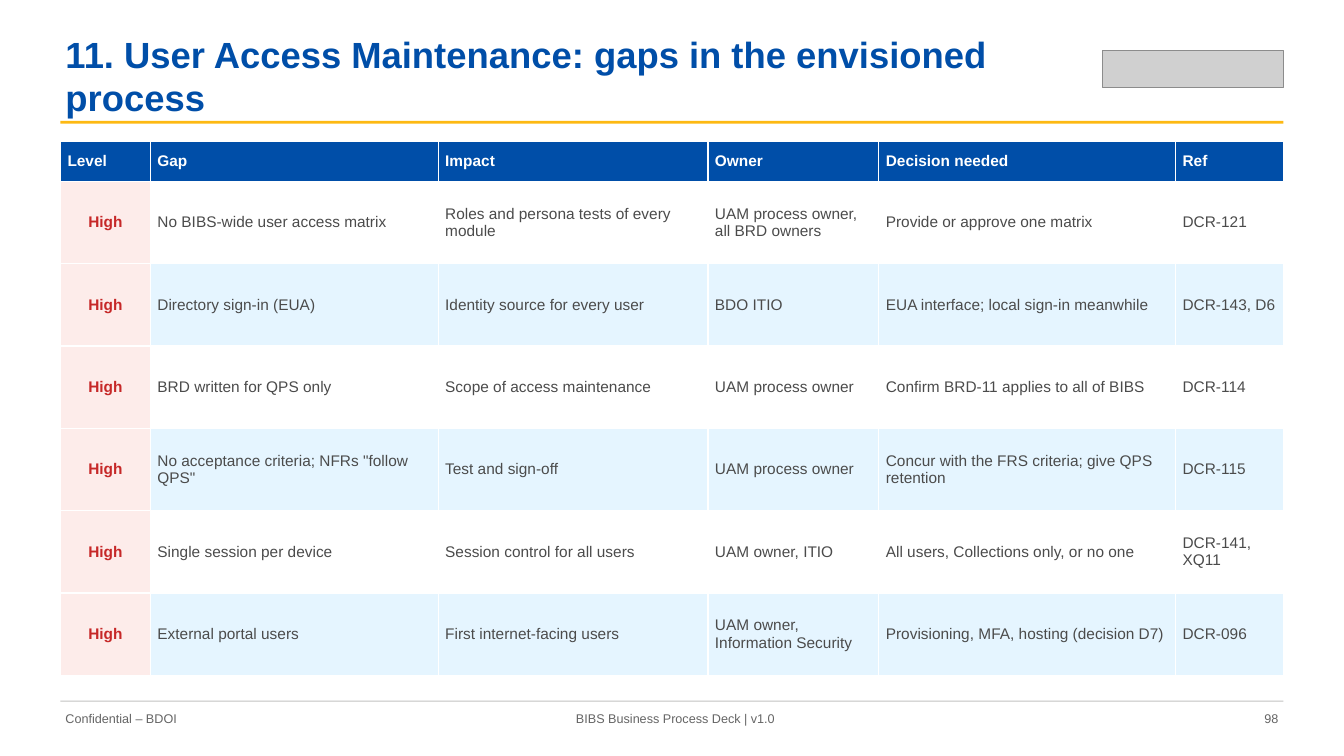
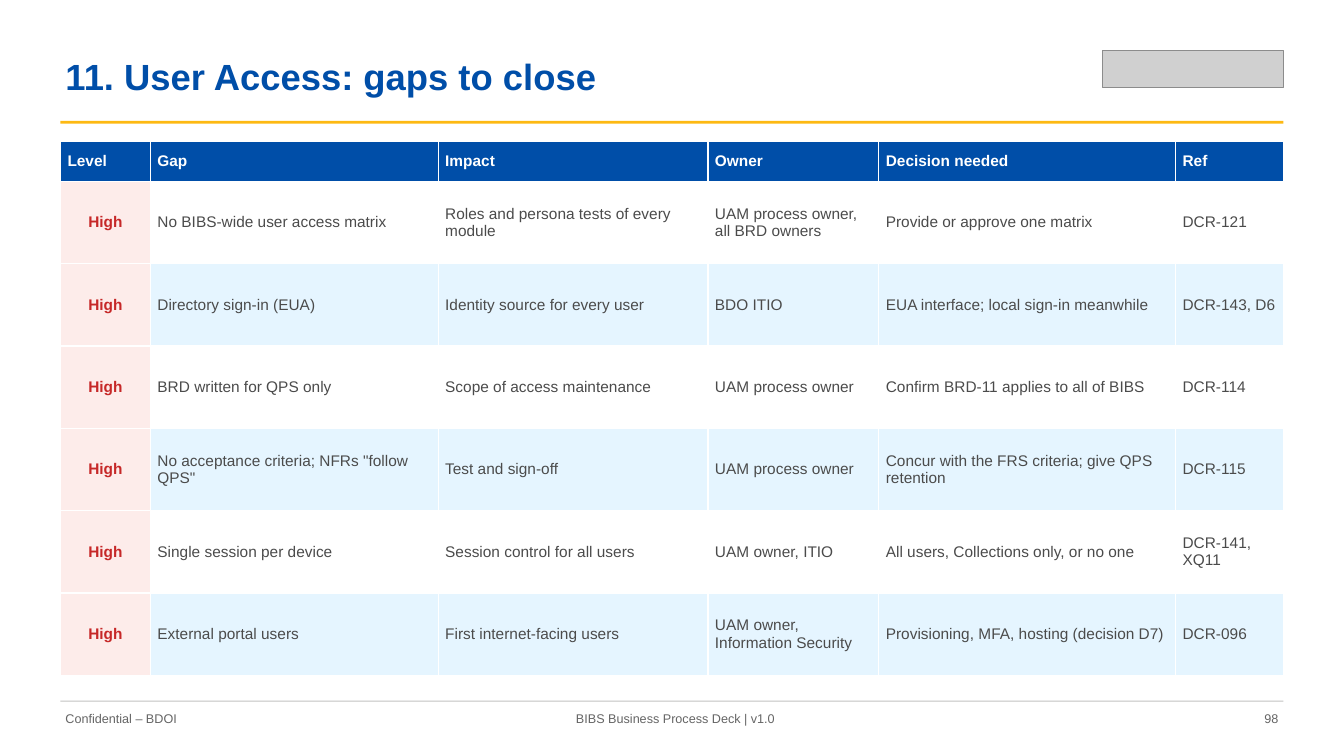
Before and after one commit to IortaTexhNXT-DEV/FinVerse, a slide deck: slide 98 of docs/deliverables/out/Decks/BIBS_Deck_BRD-00_Business_Process_AsIs_Envisioned_BestPractice_v1.0.pptx. Drawn at 1344x756 pixels with LibreOffice and Linux fonts; fonts in the diff are those of the drawing; grey boxes stand for pictures. Boxes give left, top, right and bottom in pixels: in the first picture for what was removed or moved away, otherwise in the second. Text is boxed around its words. In the diff, an @@ line names an element or a change of style, - is before the commit and + after.

```diff
--- a/docs/deliverables/out/Decks/BIBS_Deck_BRD-00_Business_Process_AsIs_Envisioned_BestPractice_v1.0.pptx
+++ b/docs/deliverables/out/Decks/BIBS_Deck_BRD-00_Business_Process_AsIs_Envisioned_BestPractice_v1.0.pptx
@@ text at (65, 63, 596, 97): text changed @@
-11. User Access Maintenance: gaps in the envisioned process
+11. User Access: gaps to close
```
Also in this commit, not shown: 39 other slides changed, 11 other files.
